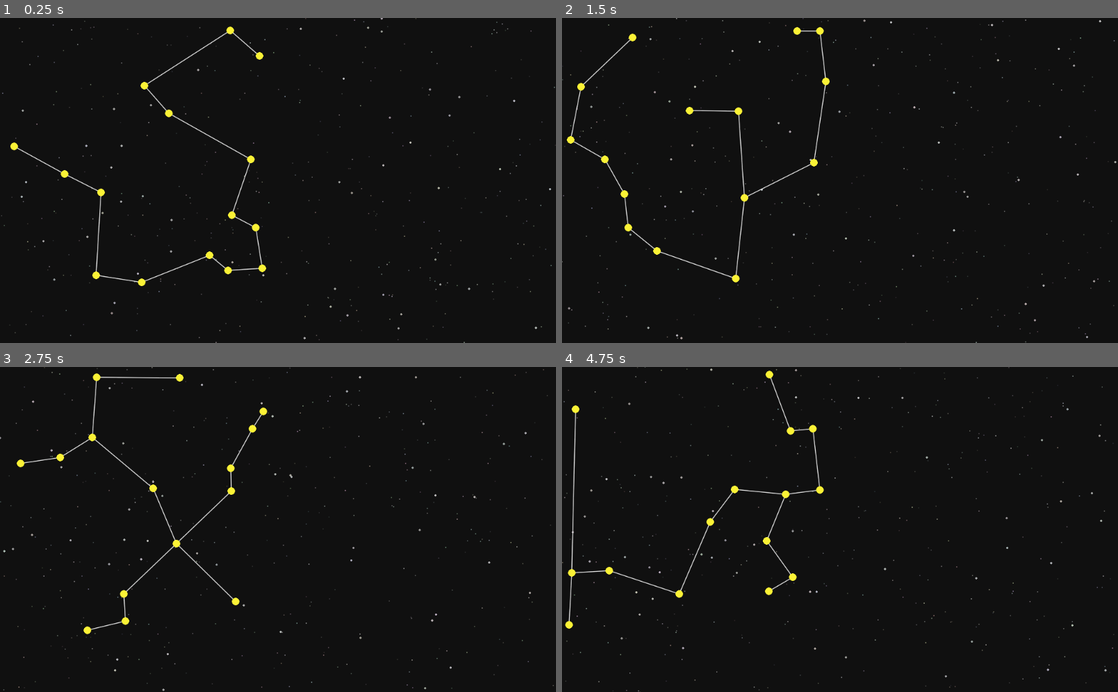
Above: before the commit, frames 1-4 (two rows, left to right).
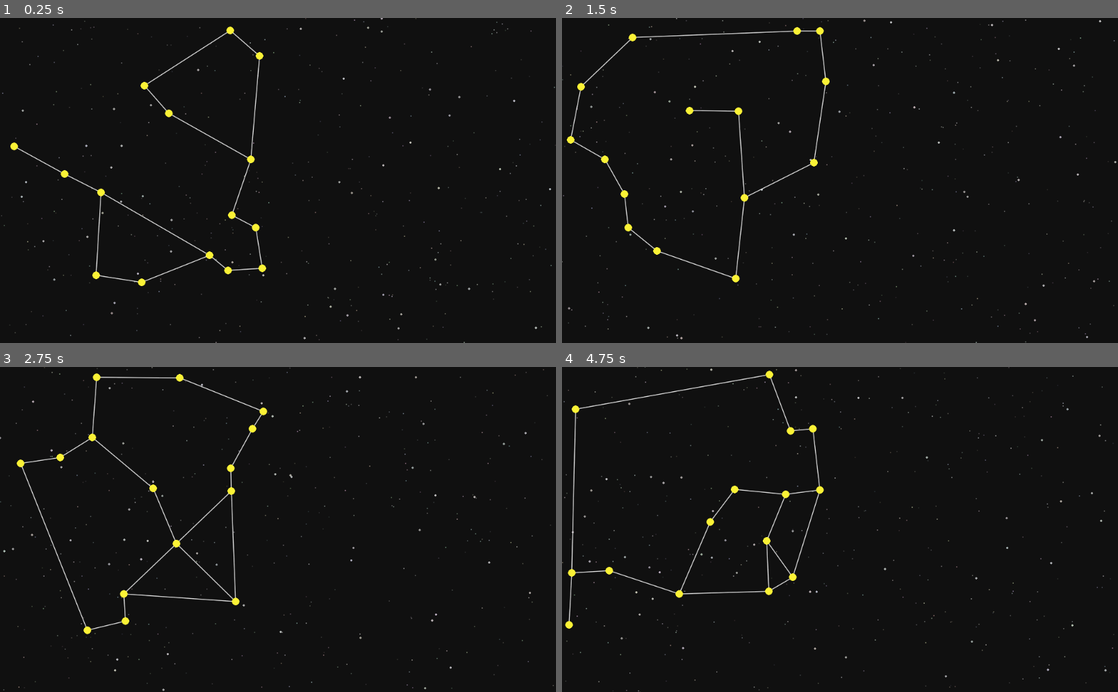
Above: after the commit, the same moments.

Repository: riidom/StarText_Adventures
Game: Godot game, scene res://Starmap/Starmap.tscn
Same seed, same stepped clock (60 frames per second), same inputs: the game is played once before the commit and once after it.
Inputs (mouse positions are in pixels of both pictures, inside the frame that each line leads up to):
- Up to frame 1 (0.25 s): no input
- Up to frame 2 (1.5 s): tap Enter (ui_accept) at 0.5, 0.77, 1.25 s; move the mouse to (962, 164) at 0.52 s; move the mouse to (728, 196) at 1.27 s
- Up to frame 3 (2.75 s): tap Enter (ui_accept) at 1.52, 2 s; move the mouse to (333, 458) at 2.02 s
- Up to frame 4 (4.75 s): tap Enter (ui_accept) at 2.75, 3.02, 3.5, 3.77, 4.25, 4.52 s; move the mouse to (812, 594) at 2.77 s; move the mouse to (1006, 578) at 3.52 s; move the mouse to (673, 480) at 4.27 s

The runs differ from the first frame. In frame 1, 0.2% of the frame differs, in the area x 18-47%, y 12-73%; in frame 2, 0.1%; in frame 3, 0.4%, in the area x 3-47%, y 3-81%; in frame 4, 0.3%.

Commit message:
adding more starlanes, with all checks

Diff:
--- /dev/null
+++ b/Starmap/MouseCoords.gd
@@ -0,0 +1,6 @@
+extends Node2D
+
+func _process(_delta: float) -> void:
+	var mouse_pos = get_viewport().get_mouse_position()
+	position = mouse_pos + Vector2(0, -20)
+	$xy.text = str(mouse_pos)
--- a/Starmap/Star.gd
+++ b/Starmap/Star.gd
@@ -21,7 +21,7 @@
 
 func set_label() -> void:
 	var text = [
-		"** " + self.name + " **",
+		self.name,
 		"",
 		"Sector: %02d-%02d" % [sector.x, sector.y],
 		"Pixelpos: %d, %d" % [position.x, position.y],
@@ -29,8 +29,8 @@
 	]
 	for l in lanes:
 		text.append("-> " + l.get_other_side(self).name)
+	Infotext.text = PoolStringArray(text).join("\n")
 
-	Infotext.text = PoolStringArray(text).join("\n")
 
 func generate_name() -> String:
 	var num = "-%02d%02d" % [sector.x, sector.y]
--- a/Starmap/Starmap.gd
+++ b/Starmap/Starmap.gd
@@ -15,9 +15,12 @@
 var sector_padding := 3 # dont place stars closer than # px to sector border
 var amount_of_stars := 0 # gets counted during map creation
 
+var debug_points := []
 
 func _ready() -> void:
 	randomize()
+	# 363574
+	# 872921
 	init_seed = randi()%1000000
 	print("Seed: %s" % init_seed)
 	seed(init_seed)
@@ -56,6 +59,7 @@
 	star.name = star.generate_name()
 	map[x][y] = star
 	StarsFolder.add_child(star)
+	star.set_label()
 
 
 func place_starlanes() -> void:
@@ -80,8 +84,61 @@
 		done_stars.append(undone_stars[s])
 		undone_stars.remove(s)
 
-	# add random lanes, check for intersections
+	# add random lanes, check for intersections and narrow angles
+	for s1 in done_stars:
+		for s2 in done_stars:
+			if s1 == s2: continue
+			var starlanes = StarlanesFolder.get_children()
+			var t1 = "StarlanesFolder/" + s1.name + "__" + s2.name
+			var t2 = "StarlanesFolder/" + s2.name + "__" + s1.name
+			var t = get_node_or_null(t1) or get_node_or_null(t2)
+			if t: continue # such a starlane already existing?
+			if is_intersecting(s1, s2, starlanes): continue
+			if is_touching_star(s1, s2, done_stars): continue
+			if are_angles_narrow(s1, s2, 30): continue
+			create_starlane(s1, s2)
 
+
+func is_intersecting(s1: Star, s2: Star, lanes: Array) -> bool:
+	var pos1 = s1.position
+	var pos2 = s2.position
+	for l in lanes:
+		var e1 = l.star_1.position
+		var e2 = l.star_2.position
+		var isct = Geometry.segment_intersects_segment_2d(pos1, pos2, e1, e2)
+		# also exclude origins of segments:
+		if isct or (isct == pos1 or isct == pos2 or isct == e1 or isct == e2):
+			return true
+	return false
+
+
+func is_touching_star(s1: Star, s2: Star, stars: Array) -> bool:
+	for s in stars:
+		if s == s1 or s == s2: continue
+		if Geometry.segment_intersects_circle(s1.position, s2.position, s.position, 20) > -1:
+			return true
+	return false
+
+
+func are_angles_narrow(s1: Star, s2: Star, limit: float) -> bool:
+	var p1 := s1.position
+	var p2 := s2.position
+
+	var angle_candidate = rad2deg(p1.angle_to_point(p2))
+	for l in s1.lanes:
+		var s_target = l.get_other_side(s1)
+		var angle_lane = rad2deg(p1.angle_to_point(s_target.position))
+		if abs(angle_lane - angle_candidate) < limit:
+			return true
+
+	angle_candidate = rad2deg(p2.angle_to_point(p1))
+	for l in s2.lanes:
+		var s_target = l.get_other_side(s2)
+		var angle_lane = rad2deg(p2.angle_to_point(s_target.position))
+		if abs(angle_lane - angle_candidate) < limit:
+			return true
+
+	return false
 
 
 func create_starlane(s1: Star, s2: Star) -> void:
@@ -105,6 +162,9 @@
 				Rect2(Vector2(x * sector_size, y * sector_size), Vector2(sector_size, sector_size)),
 				Color(.25, .25, .25), false, 1.0)
 
+	for d in debug_points:
+		draw_circle(d, 3, Color(1, 0, 0))
+
 
 func draw_bg_stars(amount: int, max_saturation: float, min_value: float, size: float, alpha: float) -> void:
 	var bg_star_pos = Vector2.ZERO
--- a/Starmap/Starmap.tscn
+++ b/Starmap/Starmap.tscn
@@ -1,6 +1,7 @@
-[gd_scene load_steps=2 format=2]
+[gd_scene load_steps=3 format=2]
 
 [ext_resource path="res://Starmap/Starmap.gd" type="Script" id=1]
+[ext_resource path="res://Starmap/MouseCoords.gd" type="Script" id=2]
 
 [node name="Starmap" type="Node2D"]
 script = ExtResource( 1 )
@@ -17,3 +18,15 @@
 [node name="StarlanesFolder" type="Node2D" parent="."]
 
 [node name="StarsFolder" type="Node2D" parent="."]
+
+[node name="MouseCoords" type="Node2D" parent="."]
+visible = false
+z_index = 2
+script = ExtResource( 2 )
+
+[node name="xy" type="Label" parent="MouseCoords"]
+margin_right = 40.0
+margin_bottom = 14.0
+__meta__ = {
+"_edit_use_anchors_": false
+}
